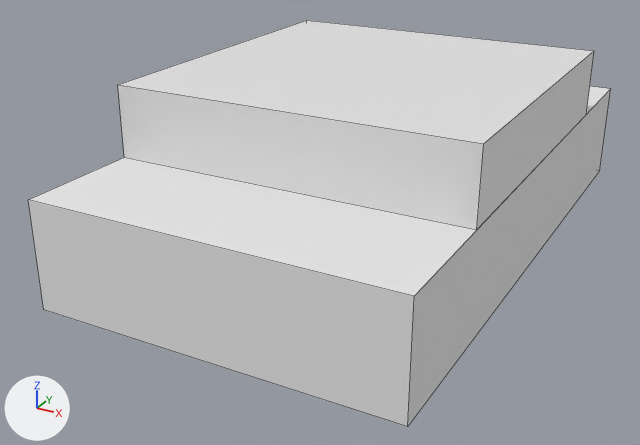
The Blender file res/models/car1.blend: old version first, new version second.
Camera for both pictures: a camera (50 mm lens) standing at (2.12, -4.48, 1.91) and looking at (-0.2, -0.27, -0.2). The lights are fixed; the arrows at lower left show +X, +Y and +Z. Mesh edges are drawn as thin lines.
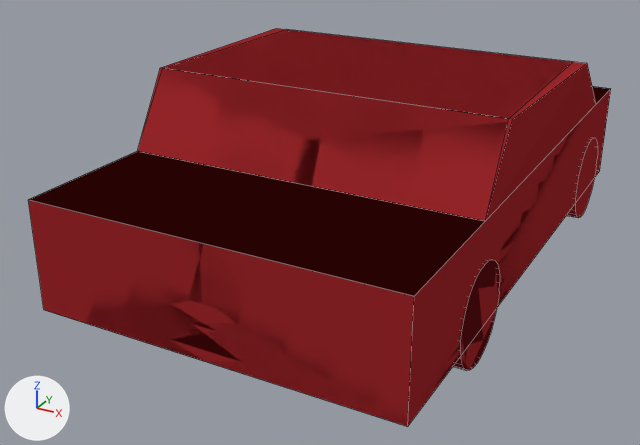
What changed in the scene script:
```text
Add mat_base:
    mat_base = diffuse_material('Base')
    mat_base.base_color = (0.342, 0.0212, 0.0252)  # red #9e282c
Change me_cube:
    used by ob_cube; location = (0.0, 0.0, 0.0); scale = (1.0, 1.7, 0.3)
    remove me_cube.from_pydata(...)  # 8 vertices, 6 faces; spans x -1.0..1.0, y -1.0..1.0, z -1.0..1.0
    add me_cube.from_pydata(...)  # 416 vertices, 228 faces, 4 loose edges; spans x -1.04..1.04, y -1.0..1.0, z -1.58..2.37
    me_cube part 1: a new loose piece, a 32-sided cylinder along x spanning x 0.76..1.01, y -0.66..-0.34, z -1.58..0.23, in mat_base (red #9e282c)
    me_cube part 2: a new loose piece, a 32-sided cylinder along x spanning x 0.76..1.01, y 0.57..0.89, z -1.58..0.23, in mat_base (red #9e282c)
    me_cube part 3: a new loose piece of 16 vertices spanning x -1.0..1.04, y -1.0..1.0, z -1.0..2.37, in mat_base (red #9e282c)
    me_cube part 4: 8 vertices added at x -1.04..1.0, y -0.52..0.74, z 1.0..2.37
    me_cube part 5: 5 faces spanning x -1.0..1.0, y -1.0..1.0, z -1.0..1.0 switch from mat_material (white #e7e7e7) to mat_base (red #9e282c)
Remove ob_cube_001:
    ob_cube_001 = bpy.data.objects.new('Cube.001', me_cube_001)
    ob_cube_001.location = (0.0, 0.0, 0.5)
    ob_cube_001.scale = (1.0, 1.0, 0.2)
```

Boxes (x1, y1, x2, y2) around the edits, measured in the pictures (640 x 445 px):
'Cube', reshaped: before (28, 86, 611, 426); after (28, 28, 611, 426)
'Cube.001', deleted: before (118, 20, 594, 230)
part 1 of me_cube, added (red): after (453, 259, 500, 370)
part 2 of me_cube, added (red): after (566, 138, 598, 218)
part 3 of me_cube, added (red): after (28, 29, 610, 426)
part 4 of me_cube, added (red): after (31, 28, 606, 295)
part 5 of me_cube, recoloured (white to red): (52, 89, 611, 426) in both
